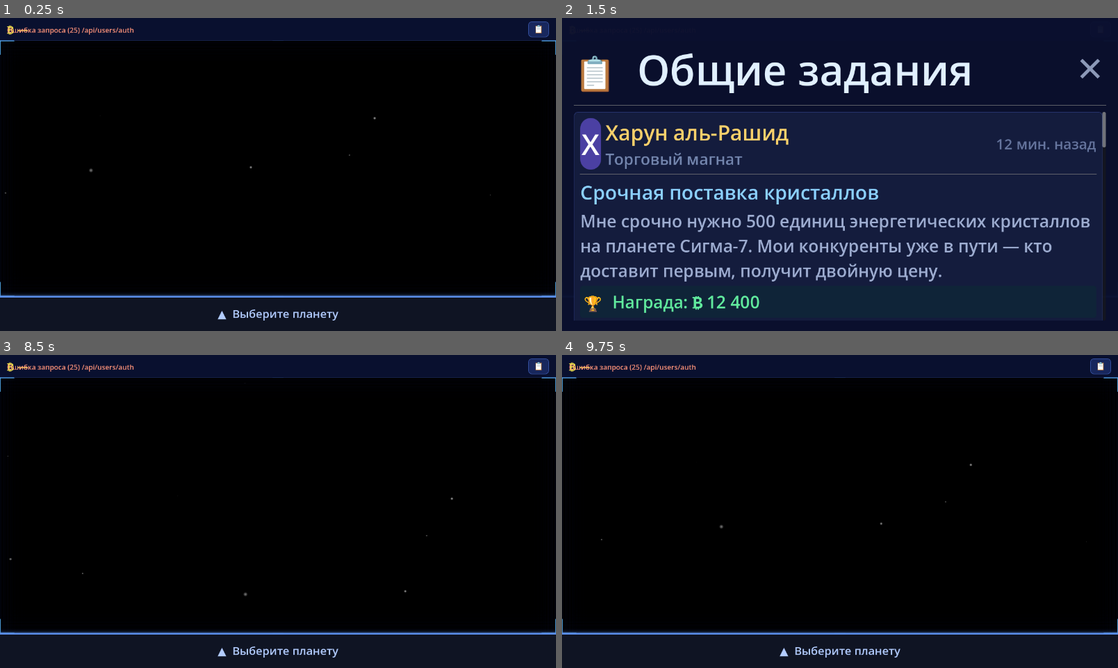
Above: before the commit, frames 1-4 (two rows, left to right).
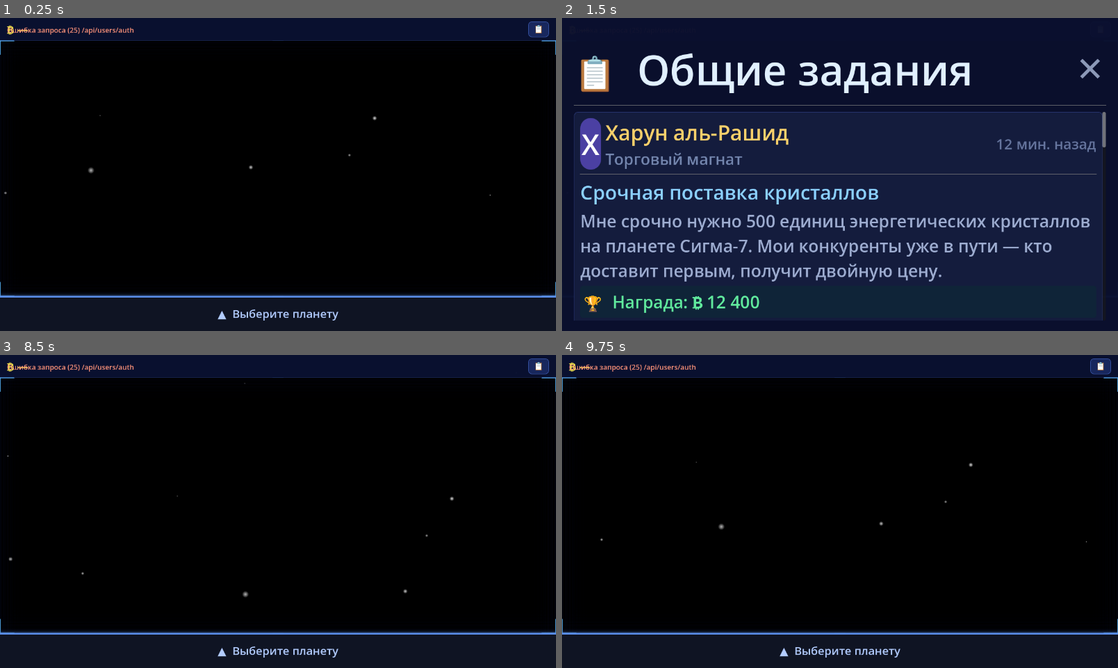
Above: after the commit, the same moments.

Repository: Xenobyte8/merchant_godot_web
Game: Godot game, scene res://scenes/Main.tscn
The game is run twice, just before and just after one commit, with the same random seed, the same clock (stepped at 60 frames per second) and the same inputs.
Inputs (mouse positions are in pixels of both pictures, inside the frame that each line leads up to):
- Up to frame 1 (0.25 s): no input
- Up to frame 2 (1.5 s): click "▲ Выберите планету" at 0.5 s; click "📋" at 1.25 s
- Up to frame 3 (8.5 s): click "✕" at 2 s; click "▲ Выберите планету" at 2.75 s; click "📋" at 3.5 s; click "✕" at 4.25 s; click "▲ Выберите планету" at 5 s; click "📋" at 5.75 s; click "✕" at 6.5 s; tap Enter at 7.25 s; move the mouse to (400, 495) at 7.27 s; click (400, 495) at 7.42 s; tap Space at 8 s; drag from (166, 527) to (250, 574) at 8.02 s
- Up to frame 4 (9.75 s): tap Enter at 8.75 s; move the mouse to (895, 442) at 8.77 s; click (895, 442) at 8.92 s; tap Space at 9.5 s; drag from (812, 574) to (673, 464) at 9.52 s

The runs differ from the first frame. In frame 1, less than 0.1% of the frame differs, in the area x 0-89%, y 31-57%; in frame 2, less than 0.1%; in frame 3, less than 0.1%, in the area x 1-82%, y 8-78%; in frame 4, less than 0.1%.

Commit message:
feat: Update planet market API call to include telegram ID and adjust star field parameters for improved visuals

Diff:
--- a/scripts/api/ApiClient.gd
+++ b/scripts/api/ApiClient.gd
@@ -40,7 +40,7 @@
 
 
 func get_planet_market(planet_id: int) -> Dictionary:
-	return await _get_request("/api/planets/%d/market" % planet_id)
+	return await _get_request("/api/planets/%d/market?telegram_id=%d" % [planet_id, Session.telegram_id])
 
 
 func trade_buy(ship_id: int, planet_id: int, resource_id: int, quantity: float) -> Dictionary:
--- a/scripts/galaxy/StarField.gd
+++ b/scripts/galaxy/StarField.gd
@@ -11,18 +11,18 @@
 const LAYERS := [
 	{
 		"count":   250,
-		"min_r":   0.6,
-		"max_r":   3.6,
-		"min_a":   0.23,
-		"max_a":   0.75,
+		"min_r":   1.2,
+		"max_r":   5.5,
+		"min_a":   0.45,
+		"max_a":   0.92,
 		"motion":  0.08,
 		"seed":    7,
 	},
 	{
 		"count":   170,
-		"min_r":   1.2,
-		"max_r":   5.4,
-		"min_a":   0.38,
+		"min_r":   2.2,
+		"max_r":   8.0,
+		"min_a":   0.65,
 		"max_a":   1.0,
 		"motion":  0.16,
 		"seed":    77,
